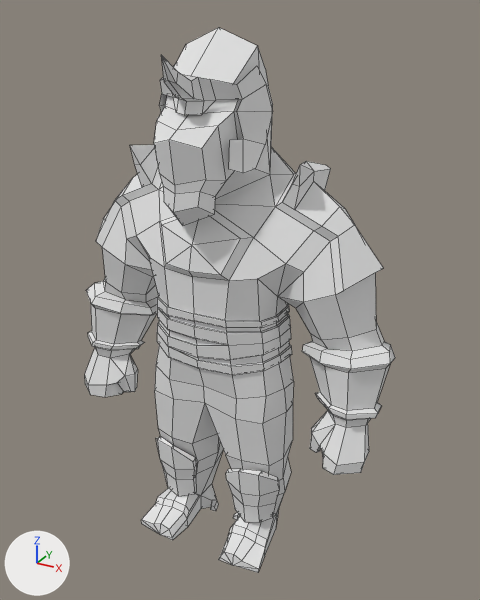
Two versions of the Blender file Animations/GorillaIdle.blend, one commit apart.
Both versions are drawn from a 50 mm camera at (5.25, -7.21, 9.14) aimed at (0.28, 1.81, 4.63). Arrows for +X, +Y and +Z are at lower left; the lights stay in place. Mesh edges are drawn as thin lines.

In view in the first picture: 'Body.001'.
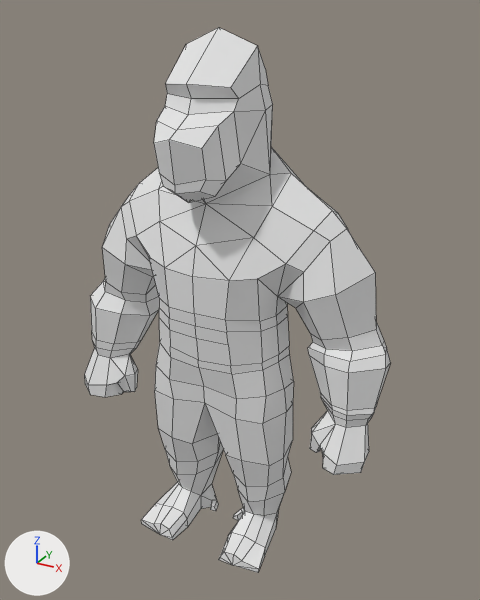
Where the change shows, as pixel boxes (x1, y1, x2, y2) in the pictures (480 x 600 px):
'Body.001', reshaped: before (85, 27, 395, 572); after (85, 27, 390, 572)
part 1 of me_untitled_001, deleted: before (159, 55, 273, 173)
part 2 of me_untitled_001, cut back: before (86, 145, 395, 420); after (96, 147, 390, 420)
part 3 of me_untitled_001, deleted: before (156, 436, 280, 547)

The change, as a diff of the scene's bpy script:
```diff
--- a/Animations/GorillaIdle.blend.py
+++ b/Animations/GorillaIdle.blend.py
@@ me_untitled_001 @@
 # used by ob_body_001; location = (0.0, 0.0, 0.0)
-me_untitled_001.from_pydata(...)  # 811 vertices, 838 faces; spans x -2.97..2.97, y 0.24..2.88, z -0.01..8.89
+me_untitled_001.from_pydata(...)  # 464 vertices, 498 faces; spans x -2.91..2.91, y 0.34..2.88, z -0.01..8.89
+# me_untitled_001 part 1: the loose piece of 50 vertices spanning x -0.88..0.88, y 0.24..1.7, z 6.94..8.6 is deleted
+# me_untitled_001 part 2: 6 vertices moved from x -1.81..1.98, y 1.35..1.95, z 4.08..6.83 to x -1.79..1.97, y 1.48..1.94, z 4.19..6.86; 238 vertices removed from x -2.97..2.97, y 0.36..2.8, z 3.11..7.13; 25 vertices added at x -2.03..2.84, y 0.93..2.59, z 3.17..6.55
+# me_untitled_001 part 3: 84 vertices removed from x -1.31..1.31, y 1.02..1.68, z 0.32..1.82
```
